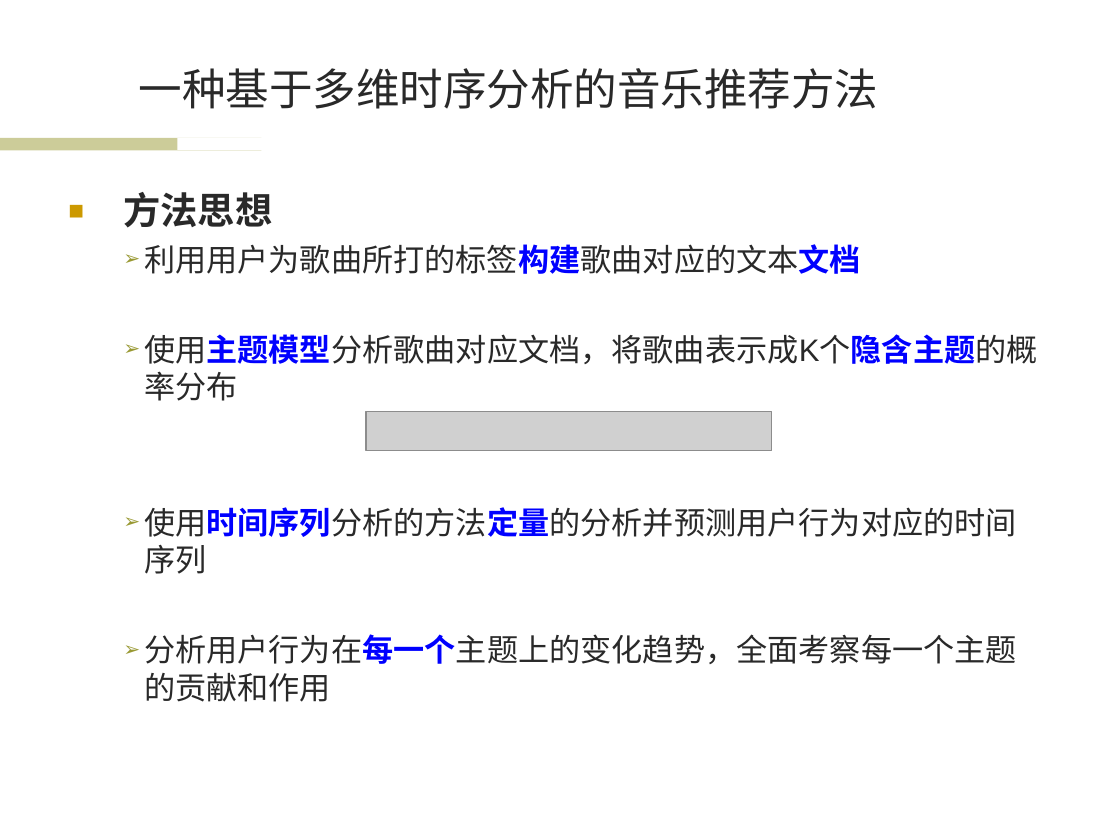
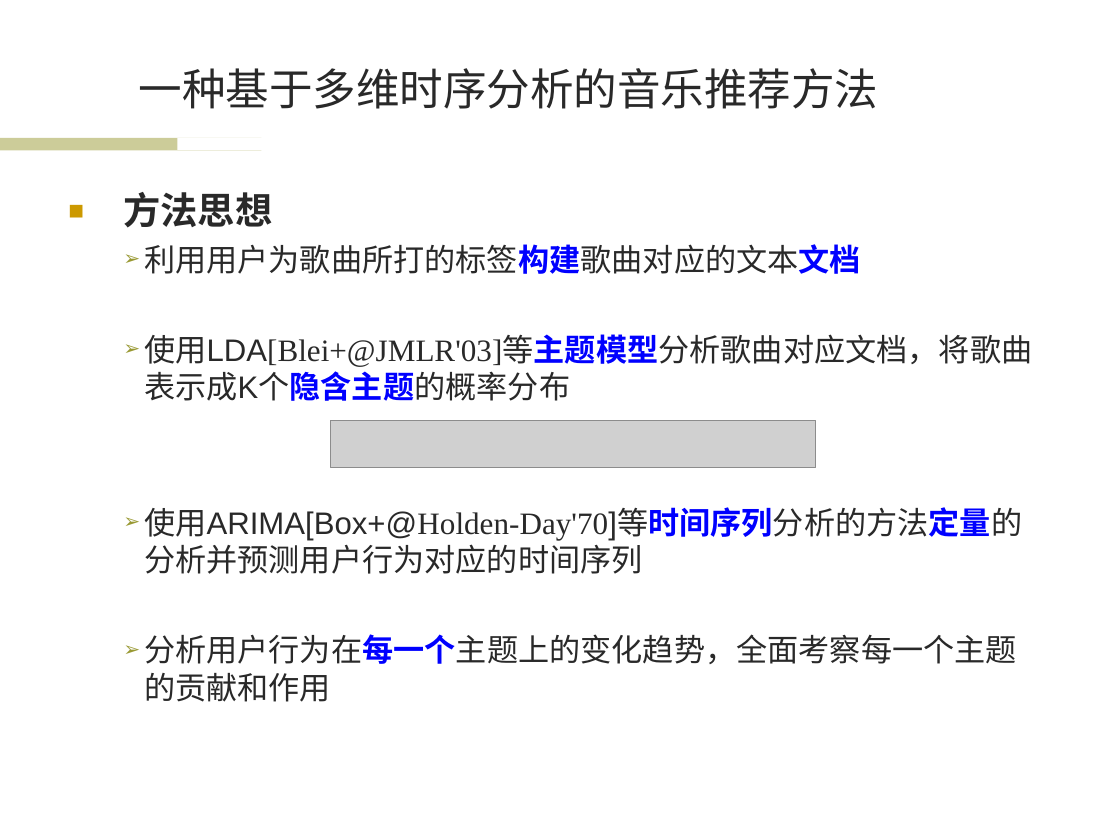
Before and after one commit to wwssttt/NJUThesis, a slide deck: slide 7 of ppt/一种基于时间序列分析的个性化音乐推荐系统及其实现.ppt. Drawn at 1120x840 pixels with LibreOffice and Linux fonts; fonts in the diff are those of the drawing; grey boxes stand for pictures; background and template pictures are left out. Boxes give left, top, right and bottom in pixels: in the first picture for what was removed or moved away, otherwise in the second. Text is boxed around its words. In the diff, an @@ line names an element or a change of style, - is before the commit and + after.

```diff
--- a/ppt/一种基于时间序列分析的个性化音乐推荐系统及其实现.ppt
+++ b/ppt/一种基于时间序列分析的个性化音乐推荐系统及其实现.ppt
@@ text at bbox=[144, 334, 1032, 574]: text changed @@
-  ➢ 使用主题模型分析歌曲对应文档，将歌曲表示成K个隐含主题的概率分布
-  ➢ 使用时间序列分析的方法定量的分析并预测用户行为对应的时间序列
+  ➢ 使用LDA[Blei+@JMLR'03]等主题模型分析歌曲对应文档，将歌曲表示成K个隐含主题的概率分布
+  ➢ 使用ARIMA[Box+@Holden-Day'70]等时间序列分析的方法定量的分析并预测用户行为对应的时间序列
@@ picture: place and size @@
-picture at bbox=[366, 411, 772, 450]
+picture at bbox=[330, 420, 815, 467]
```
Also in this commit, not shown: 11 other slides changed, 1 slide added.
